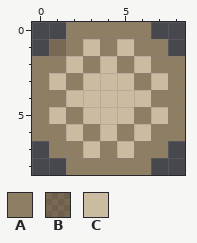
Pixel-art file -- assets/aseprite/spr_boss_fire.aseprite. The first picture shows the starting point.
9x9 pixels, 1 frame.
Palette (. is transparent): A #8d7e64  B #ffc66343  C #cabba1
New version:
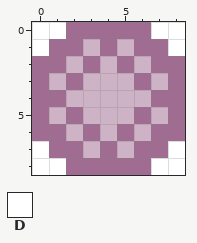
Colours new in this view: D #ffffff
The edit:
{"change": "layer \"Layer 3\" now hidden"}
{"change": "layer \"Layer 4\" opacity 26% colour added"}
{"colour":"A","old":"#8d7e64","new":"#a16c91"}
{"colour":"C","old":"#cabba1","new":"#ceb2c6"}
{"where": "layers \"Layer 4\", \"Layer 1\""}
{"y":0,"x":0,"old":"..","new":"DD"}
{"y":0,"x":7,"old":"..","new":"DD"}
{"y":1,"x":0,"old":".B","new":"DA"}
{"y":1,"x":8,"old":".","new":"D"}
{"y":7,"x":0,"old":".","new":"D"}
{"y":7,"x":8,"old":".","new":"D"}
{"y":8,"x":0,"old":"..","new":"DD"}
{"y":8,"x":7,"old":"..","new":"DD"}
{"label":"changed","picture_box":[32,22,185,175]}
